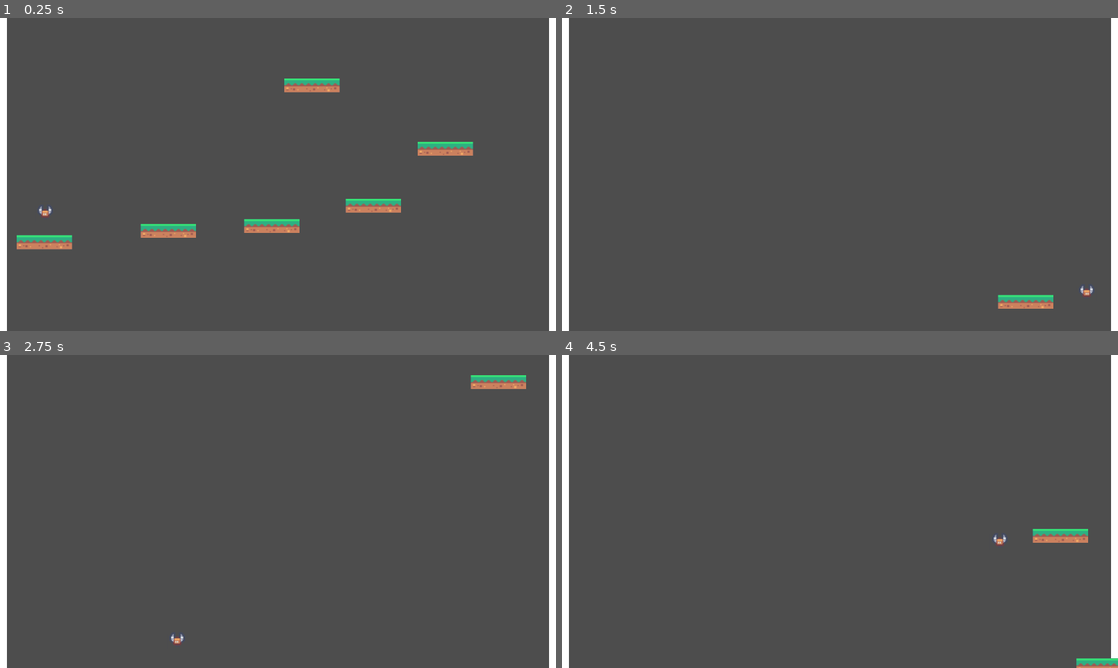
Above: before the commit, frames 1-4 (two rows, left to right).
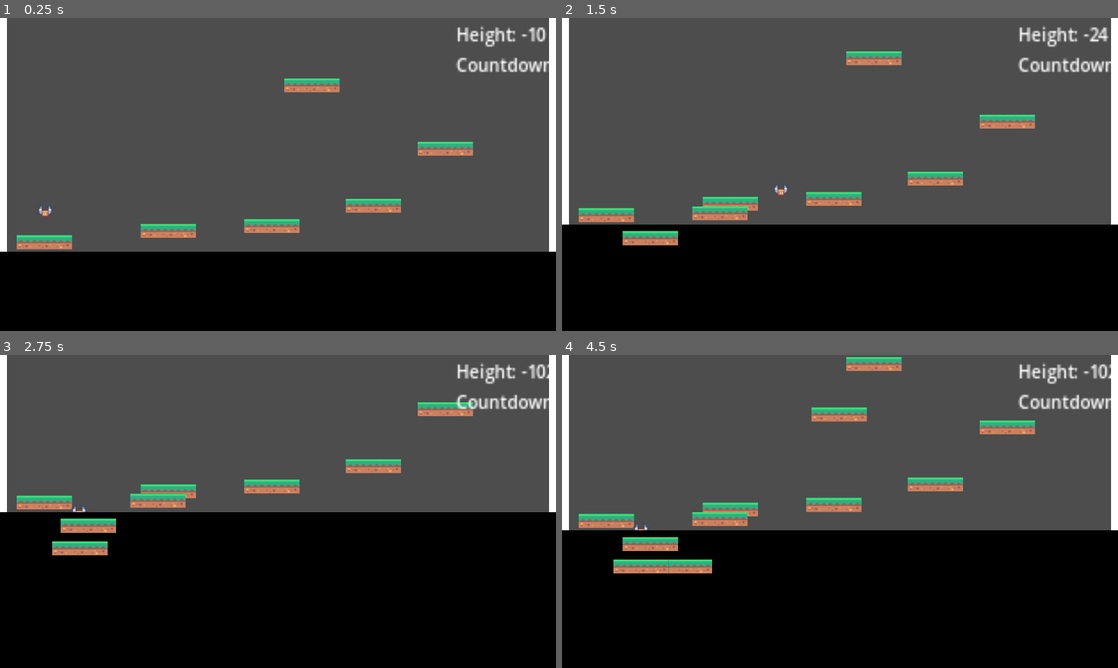
Above: after the commit, the same moments.

Repository: nathanleiby/trijam-248
Game: Godot game, scene res://gameplay/gameplay.tscn
Two runs of this game, one before a commit and one after it. Both use one fixed random seed, a clock stepped at 60 frames per second and the inputs below.
Inputs:
- Up to frame 1 (0.25 s): no input
- Up to frame 2 (1.5 s): hold Right (walk_right) from 0.53 s (still down); tap Space (place_item) at 0.6, 1.35 s; tap Up (jump) at 0.77 s
- Up to frame 3 (2.75 s): tap Up (jump) at 1.52 s; release Right (walk_right) at 2.03 s; hold Left (walk_left) from 2.03 s (still down); tap Space (place_item) at 2.1 s
- Up to frame 4 (4.5 s): release Left (walk_left) at 2.78 s; hold Right (walk_right) 2.78-4.28 s; tap Space (place_item) at 2.85, 3.6, 4.35 s; tap Up (jump) at 3.02, 3.77 s; hold Left (walk_left) from 4.28 s (still down)

The runs differ from the first frame. In frame 1, 26% of the frame differs, in the area x 0-100%, y 2-100%; in frame 2, 38%; in frame 3, 54%; in frame 4, 49%.

Commit message:
add timer and score

Diff:
--- a/gameplay/character.gd
+++ b/gameplay/character.gd
@@ -6,15 +6,16 @@
 
 @export var platformScene: PackedScene
 
-
 const CHARACTER_HEIGHT = 128
 const PLATFORM_HEIGHT = 32
 const OFFSET = 4
+const DEATH_HEIGHT = 720
 
 var respawn_location: Vector2
 
 func _ready() -> void:
 	respawn_location = position
+
 
 func _physics_process(delta):
 	# Add gravity every frame
@@ -45,3 +46,6 @@
 
 	if Input.is_action_just_pressed("reset"):
 		position = respawn_location
+
+	if position.y >= DEATH_HEIGHT:
+		position = respawn_location
--- a/gameplay/gameplay.gd
+++ b/gameplay/gameplay.gd
@@ -1,5 +1,11 @@
 extends Node2D
 
+@onready var scoreLabel := $UI/ScoreLabel
+@onready var timerLabel := $UI/TimerLabel
+@onready var character := $Character
+@onready var timer := $GameTimer
+
+var score_offset: int = 617
 
 func _input(event: InputEvent) -> void:
 	if event.is_action_released("pause"):
@@ -8,3 +14,14 @@
 func _pause() -> void:
 	$Paused.pause()
 	get_tree().paused = true
+
+func _ready():
+	timer.timeout.connect(_on_timer_timeout)
+	timer.start()
+
+func _process(delta) -> void:
+	scoreLabel.text = "Height: %d" % ((character.position.y * -1) + score_offset)
+	timerLabel.text = "Countdown: %d" % timer.time_left
+
+func _on_timer_timeout():
+	pass
--- a/gameplay/gameplay.tscn
+++ b/gameplay/gameplay.tscn
@@ -57,3 +57,30 @@
 
 [node name="Wall2" parent="." instance=ExtResource("6_jtq6a")]
 position = Vector2(1280, 2.08165e-12)
+
+[node name="Abyss" type="ColorRect" parent="."]
+offset_top = 720.0
+offset_right = 1280.0
+offset_bottom = 1720.0
+color = Color(0, 0, 0, 1)
+
+[node name="UI" type="CanvasLayer" parent="."]
+
+[node name="ScoreLabel" type="Label" parent="UI"]
+offset_left = 1050.0
+offset_top = 10.0
+offset_right = 1120.0
+offset_bottom = 40.0
+scale = Vector2(2.48846, 2.48846)
+text = "Height: 0"
+
+[node name="TimerLabel" type="Label" parent="UI"]
+offset_left = 1050.0
+offset_top = 80.0
+offset_right = 1158.0
+offset_bottom = 110.0
+scale = Vector2(2.48846, 2.48846)
+text = "Countdown: 0"
+
+[node name="GameTimer" type="Timer" parent="."]
+wait_time = 120.0
--- a/project.godot
+++ b/project.godot
@@ -10,7 +10,7 @@
 
 [application]
 
-config/name="Godot Skeleton"
+config/name="Flying Squirrel"
 config/description="[Add your description here!]"
 run/main_scene="res://gameplay/gameplay.tscn"
 config/features=PackedStringArray("4.1", "Mobile")
